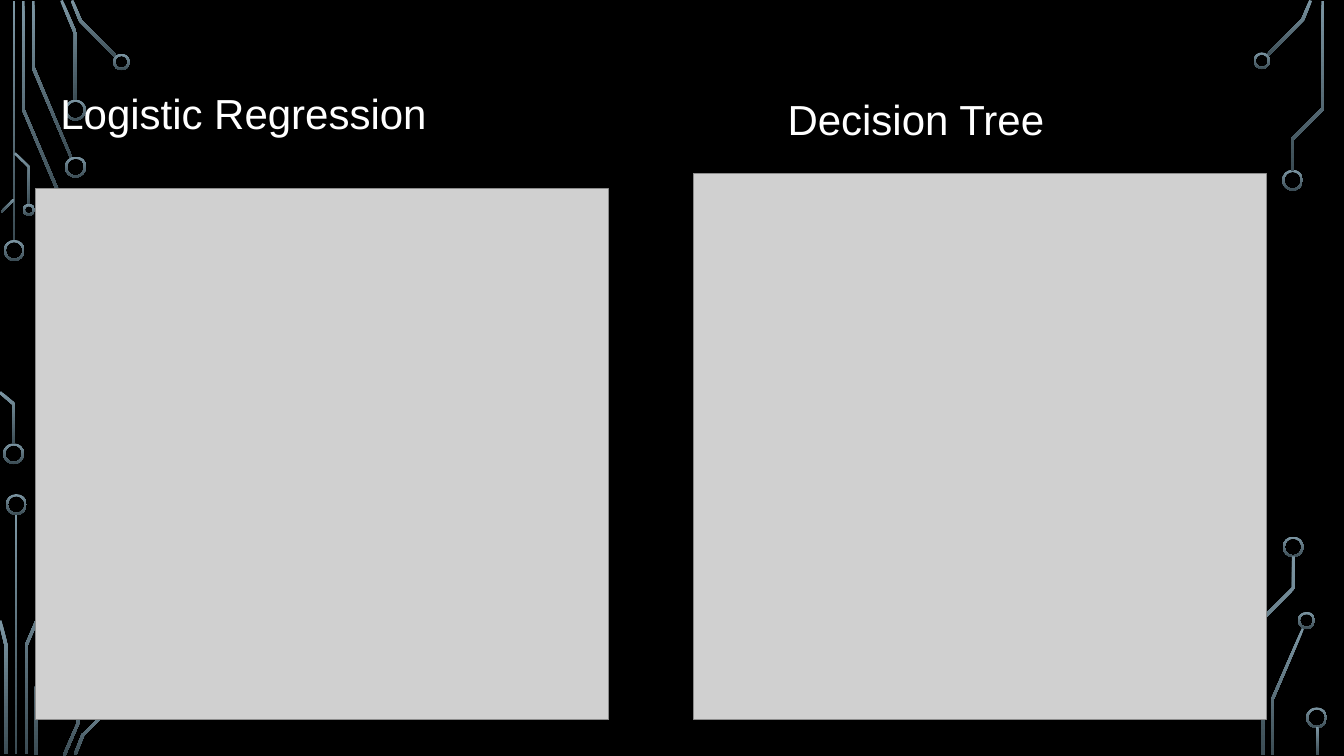
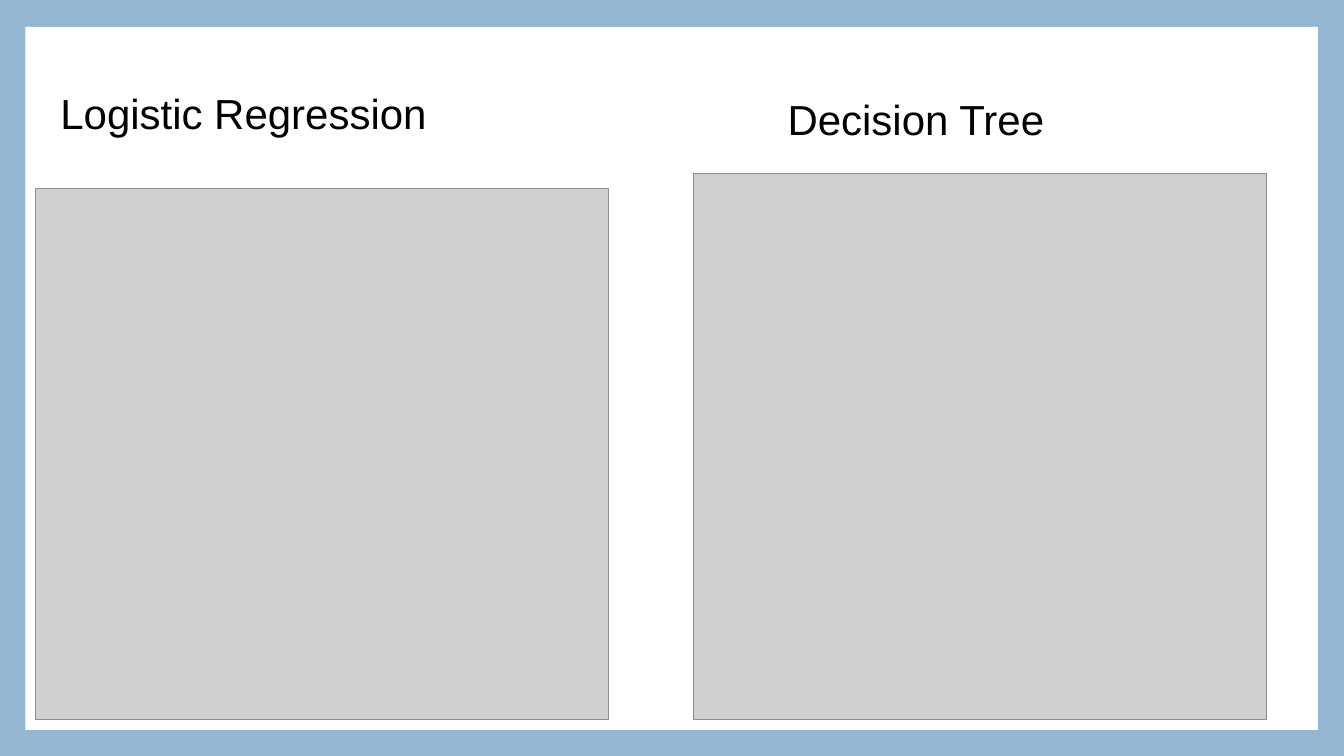
Before and after one commit to Akshaykumar2004/Aigle_Assignment6, a slide deck: slide 14 of AgileProject.pptx. Drawn at 1344x756 pixels with LibreOffice and Linux fonts; fonts in the diff are those of the drawing; grey boxes stand for pictures; background and template pictures are left out. Boxes give left, top, right and bottom in pixels: in the first picture for what was removed or moved away, otherwise in the second. Text is boxed around its words. In the diff, an @@ line names an element or a change of style, - is before the commit and + after.

```diff
--- a/AgileProject.pptx
+++ b/AgileProject.pptx
@@ background picture (left out) to #94B6D2 @@
@@ rectangle added at box(25, 27, 1318, 730), fill #FFFFFF @@
@@ text "Logistic Regression" at box(60, 98, 426, 138): text colour #FFFFFF to #000000 @@
@@ text "Decision Tree" at box(788, 104, 1044, 136): text colour #FFFFFF to #000000 @@
@@ group removed at box(0, 0, 1328, 756): 28 freeform shapes, 3 rectangles @@
```
Also in this commit, not shown: 16 other slides changed, 3 other files.
